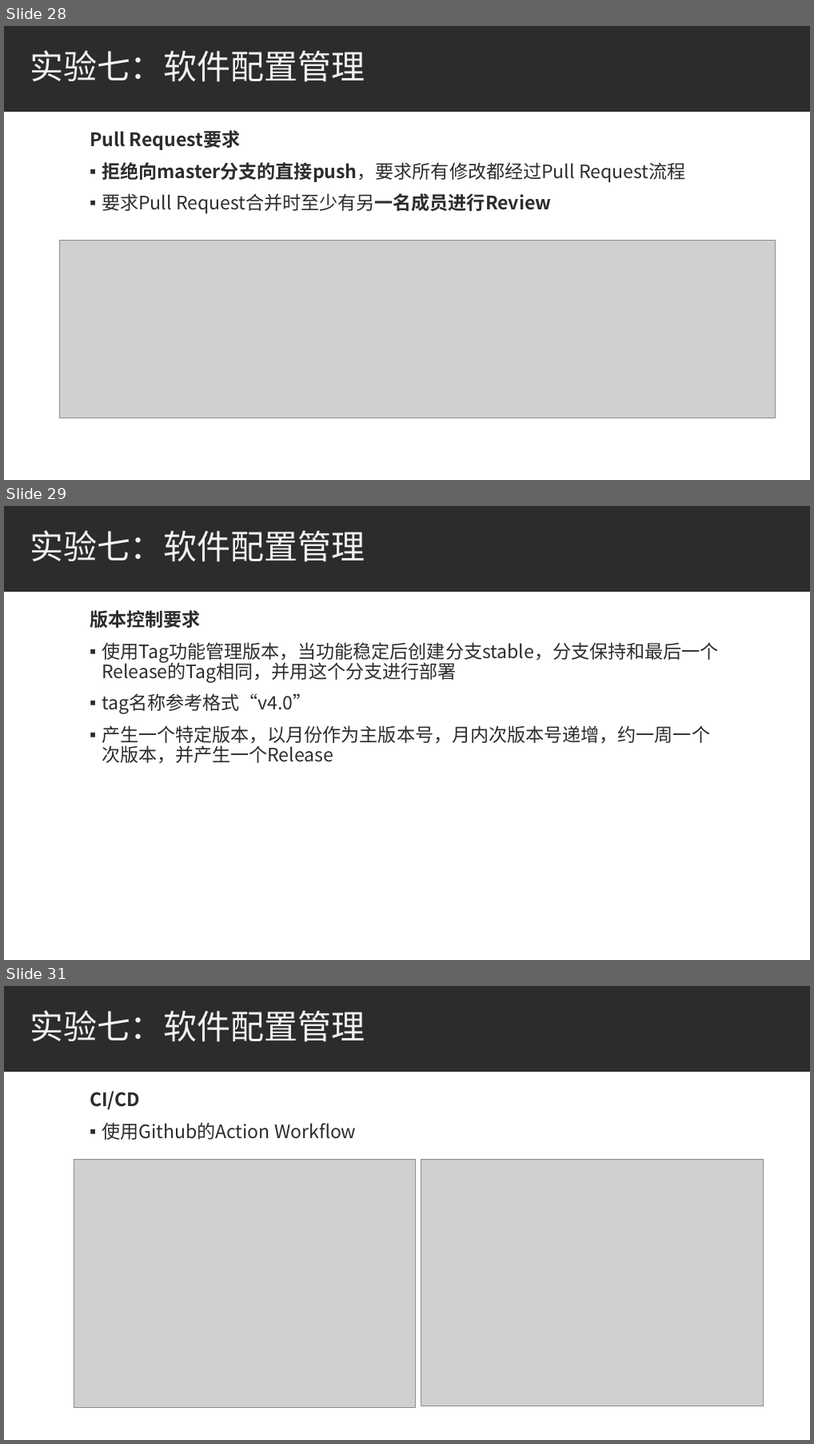
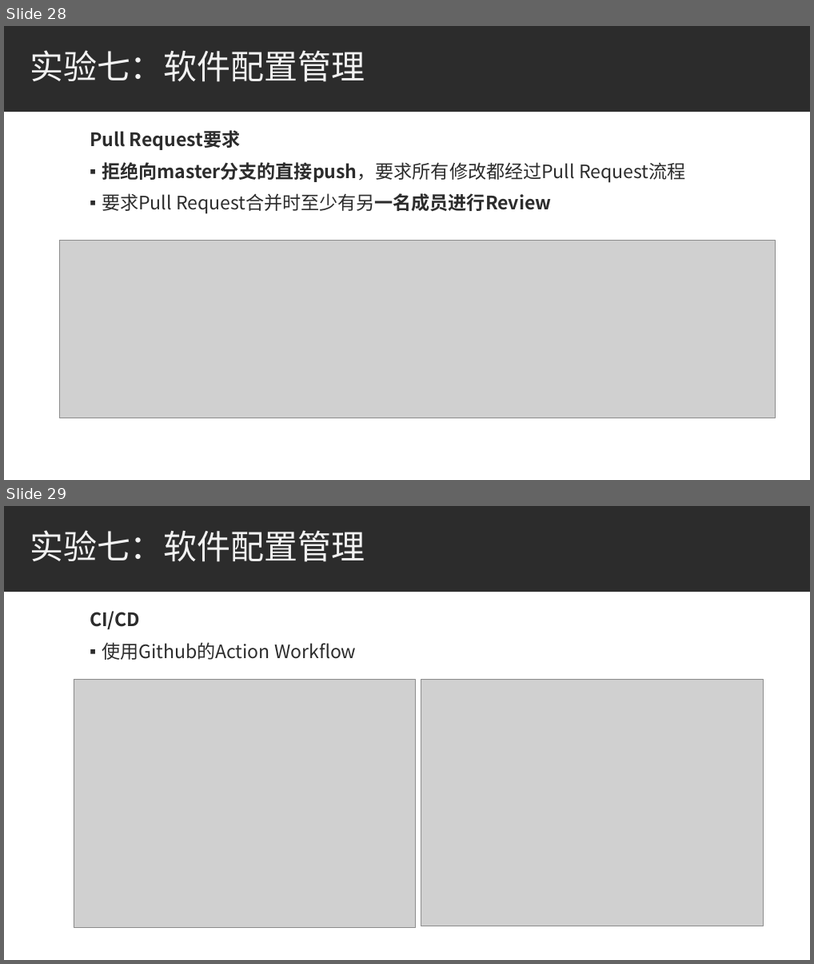
Before and after one commit to bhsei/20_H, a slide deck: 3.项目PPT/第5周_需求分析汇报ppt.pptx. Shown one above the other, each under a label of ours: slides 28, 29 and 31 before the commit, slides 28 and 29 after it; the slides between them are not shown. The pictures are 814x1444 and 814x964 pixels, drawn with LibreOffice and Linux fonts; fonts in the diff are those of the drawing; grey boxes stand for pictures. Boxes give left, top, right and bottom in pixels: in the first picture for what was removed or moved away, otherwise in the second. Text is boxed around its words. In the diff, an @@ line names an element or a change of style, - is before the commit and + after.

```diff
--- a/3.项目PPT/第5周_需求分析汇报ppt.pptx
+++ b/3.项目PPT/第5周_需求分析汇报ppt.pptx
@@ slide 29 removed at (x1=4, y1=506, x2=810, y2=960), background #FFFFFF; not listed: 1 template element that a slide beside it also shows @@
@@ title removed at (x1=30, y1=530, x2=366, y2=562) @@
-实验七：软件配置管理
@@ text removed at (x1=90, y1=610, x2=719, y2=764) @@
-版本控制要求
-▪ 使用Tag功能管理版本，当功能稳定后创建分支stable，分支保持和最后一个Release的Tag相同，并用这个分支进行部署
-▪ tag名称参考格式“v4.0”
-▪ 产生一个特定版本，以月份作为主版本号，月内次版本号递增，约一周一个次版本，并产生一个Release
@@ what was slide 31 is now slide 29 @@
```
Also in this commit, not shown: 2 slides changed, 1 slide added, 2 other slides removed, 4 other files.
